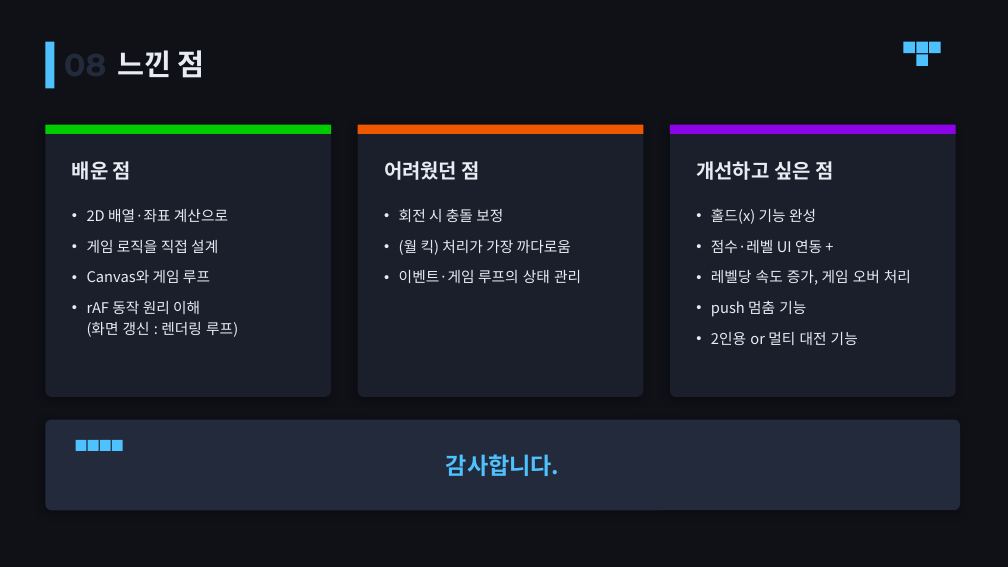
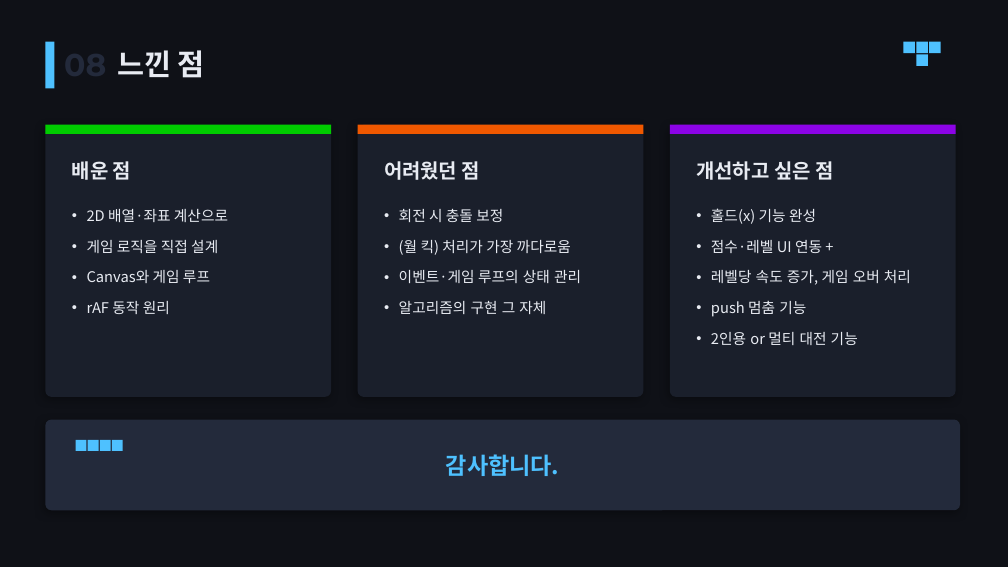
Before and after one commit to giljoo93/TETRIS, a slide deck: slide 9 of TETRIS_발표.pptx. Drawn at 1008x567 pixels with LibreOffice and Linux fonts; fonts in the diff are those of the drawing. Boxes give left, top, right and bottom in pixels: in the first picture for what was removed or moved away, otherwise in the second. Text is boxed around its words. In the diff, an @@ line names an element or a change of style, - is before the commit and + after.

```diff
--- a/TETRIS_발표.pptx
+++ b/TETRIS_발표.pptx
@@ text at [87, 301, 170, 314]: text changed @@
-• rAF 동작 원리 이해
-  (화면 갱신 : 렌더링 루프)
+• rAF 동작 원리
@@ text at [399, 301, 546, 314]: paragraph added @@
+• 알고리즘의 구현 그 자체
```
Also in this commit, not shown: 3 other slides changed, 1 other file.
